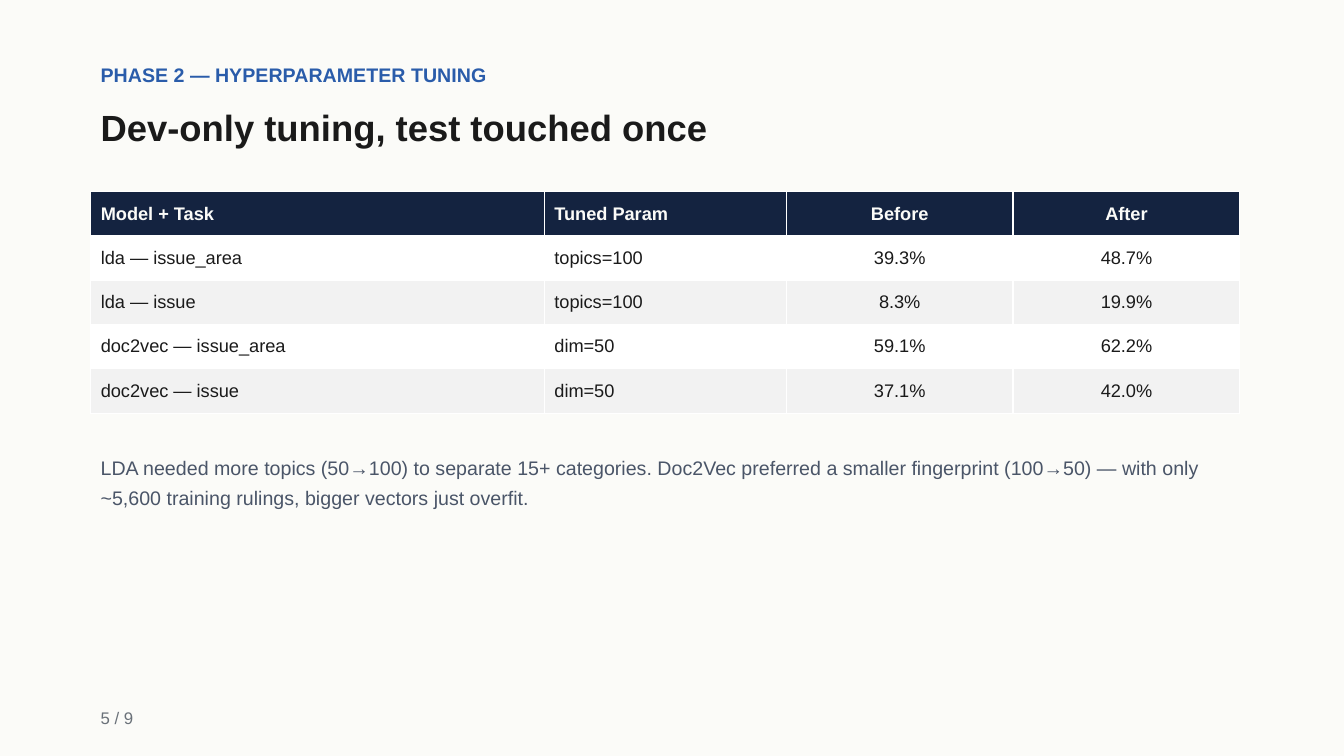
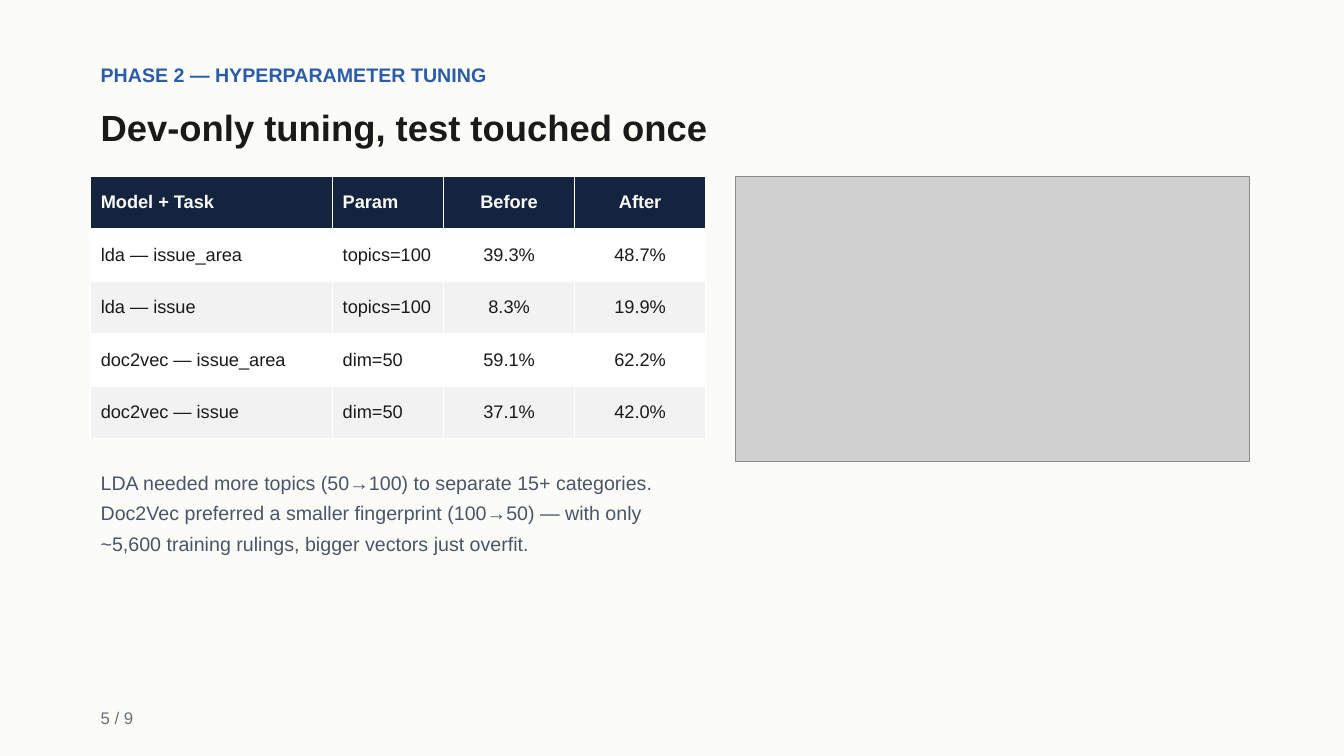
Before and after one commit to amogh-herle/ML-MINI-PROJECT, a slide deck: slide 6 of report/slides.pptx. Drawn at 1344x756 pixels with LibreOffice and Linux fonts; fonts in the diff are those of the drawing; grey boxes stand for pictures. Boxes give left, top, right and bottom in pixels: in the first picture for what was removed or moved away, otherwise in the second. Text is boxed around its words. In the diff, an @@ line names an element or a change of style, - is before the commit and + after.

Commit message:
Polish slide deck: embed charts, add icon/accent graphics
- src/make_report_assets.py: charts restyled to the deck's own palette
  (navy/accent-blue/green), bold data labels, cleaner spines
- src/make_slides_pptx.py:
  - Phase 1/2/3 slides now show the actual chart image next to a compact
    table, instead of a table-only layout
  - accent-bar top strip on every card for visual rhythm
  - cover slide gets a circular 68.8% headline badge + thin accent bar
  - conclusions slide switched from plain bullets to checkmark badges
  - fixed card return value + shape-index bug the badge/accent additions
    exposed on the insights slide

```diff
--- a/report/slides.pptx
+++ b/report/slides.pptx
@@ table at <box>91,176,706,439</box> @@
-row 1, column 2: Tuned Param
+row 1, column 2: Param
@@ table: place and size @@
-table at <box>91,192,1240,413</box>
+table at <box>91,176,706,439</box>
@@ picture added at <box>736,176,1250,462</box> @@
@@ text "LDA needed more topics (50→100) ..." rewrapped from <box>101,461,1198,509</box> to <box>101,476,652,555</box> @@
```
Also in this commit, not shown: 8 other slides changed, 5 other files.
